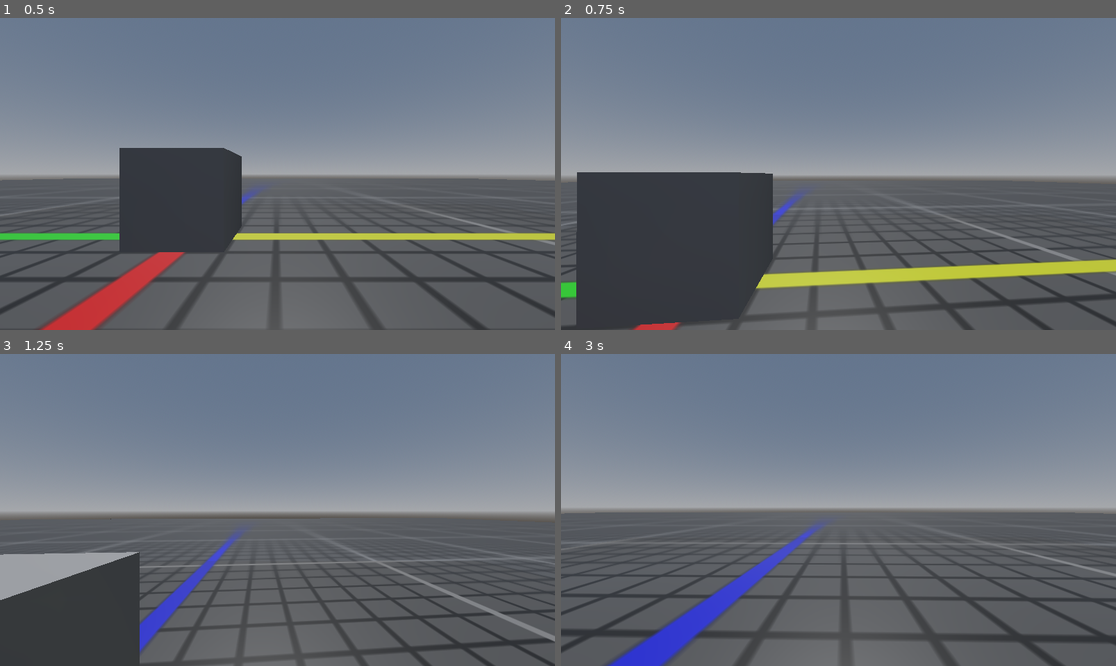
Above: before the commit, frames 1-4 (two rows, left to right).
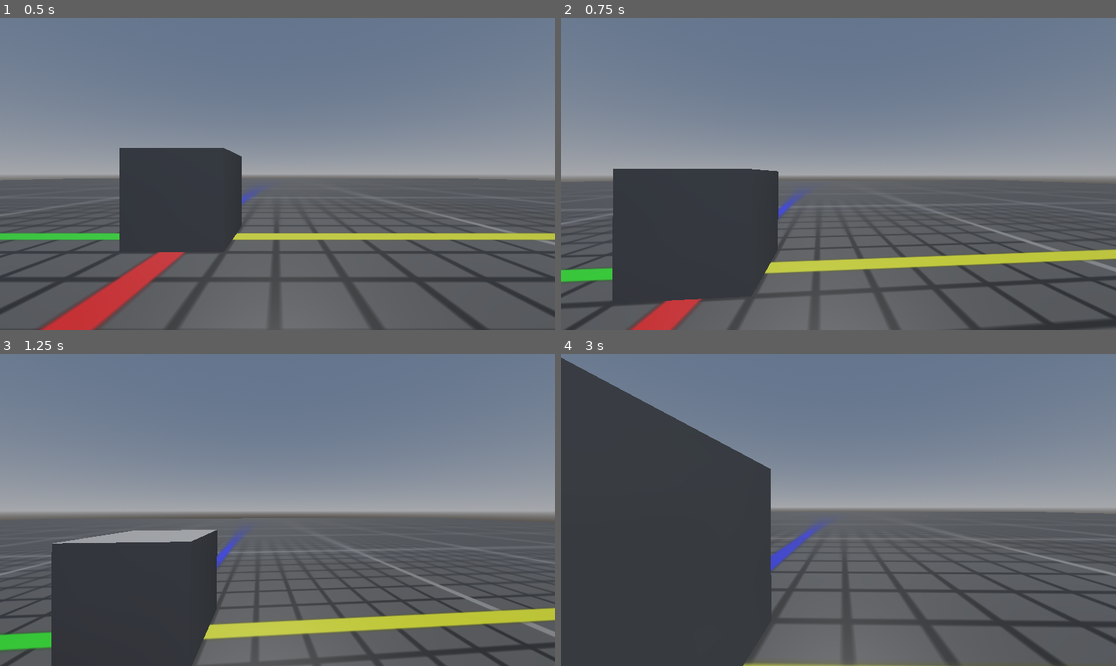
Above: after the commit, the same moments.

Repository: olinic/godot-fps-template
Game: Godot game, scene res://main.tscn
The game is run twice, just before and just after one commit, with the same random seed, the same clock (stepped at 60 frames per second) and the same inputs.
Inputs (mouse positions are in pixels of both pictures, inside the frame that each line leads up to):
- Up to frame 1 (0.5 s): no input
- Up to frame 2 (0.75 s): tap Enter at 0.5 s; move the mouse to (866, 174) at 0.52 s; hold Up (move_forward) from 0.53 s (still down); tap Space (jump) at 0.6 s
- Up to frame 3 (1.25 s): keep holding Up (move_forward); tap Space (jump) at 0.77, 1.07 s
- Up to frame 4 (3 s): keep holding Up (move_forward); move the mouse to (810, 510) at 1.27 s; tap Shift (keyboard_sprint) at 1.35, 2.85 s; tap Space (jump) at 1.52, 1.55, 1.82, 2.1 s; move the mouse to (849, 503) at 2.02 s; move the mouse to (832, 516) at 2.77 s

Frame 1 is identical in both runs. In frame 2, 15% of the frame differs, in the area x 0-100%, y 48-100%; in frame 3, 18%; in frame 4, 31%, in the area x 0-100%, y 1-100%.

Commit message:
Implemented initial jump state and set speed in player

Diff:
--- a/Player/JumpState.gd
+++ b/Player/JumpState.gd
@@ -1,9 +1,36 @@
 class_name Jump
 
+const SPEED: float = 300.0
+const JUMP_VELOCITY: float = 4.5
+
 var player
+
+var aerial_dir: Vector3 = Vector3.ZERO
+
 func _init(player: Player) -> void:
 	self.player = player
 	print("Entered Jump State.")
 
 func process(delta):
-	pass
+	handle_jump()
+
+func handle_jump():
+	var input_dir = Input.get_vector("move_left", "move_right", "move_forward", "move_backward")
+		#handle_sprint(input_dir)
+	var direction: Vector3
+	if player.is_on_floor():
+		direction = (player.transform.basis * Vector3(input_dir.x, 0, input_dir.y)).normalized()
+	else:
+		direction = aerial_dir
+	var speed = player.get_speed()
+	if direction:
+
+		player.velocity.x = direction.x * speed
+		player.velocity.z = direction.z * speed
+	else:
+		player.velocity.x = move_toward(player.velocity.x, 0, speed)
+		player.velocity.z = move_toward(player.velocity.z, 0, speed)
+	player.move_and_slide()
+	player.velocity.y = JUMP_VELOCITY
+	aerial_dir = direction
+	player.change_state(Walk.new(player))
--- a/Player/SprintState.gd
+++ b/Player/SprintState.gd
@@ -14,6 +14,7 @@
 	print("Entered Sprint State.")
 
 func process(delta):
+	player.set_speed(SPRINT_SPEED, delta)
 	var input_dir = Input.get_vector("move_left", "move_right", "move_forward", "move_backward")
 	if (Input.is_action_just_released("keyboard_sprint")
 			or !player.is_moving_forward(input_dir)):
@@ -24,7 +25,7 @@
 		direction = (player.transform.basis * Vector3(input_dir.x, 0, input_dir.y)).normalized()
 	else:
 		direction = aerial_dir
-	var speed = get_speed(delta)
+	var speed = player.get_speed()
 	if direction:
 
 		player.velocity.x = direction.x * speed
@@ -35,9 +36,6 @@
 	player.move_and_slide()
 	handle_jump(direction)
 
-func get_speed(delta):
-	return SPRINT_SPEED * delta
-
 func handle_jump(direction):
 	if Input.is_action_just_pressed("jump") and player.is_on_floor():
 		player.velocity.y = JUMP_VELOCITY
--- a/Player/WalkState.gd
+++ b/Player/WalkState.gd
@@ -19,6 +19,7 @@
 	move(delta)
 
 func move(delta):
+	player.set_speed(SPEED, delta)
 	var input_dir = Input.get_vector("move_left", "move_right", "move_forward", "move_backward")
 	handle_sprint(input_dir)
 	var direction: Vector3
@@ -26,7 +27,7 @@
 		direction = (player.transform.basis * Vector3(input_dir.x, 0, input_dir.y)).normalized()
 	else:
 		direction = aerial_dir
-	var speed = get_speed(delta)
+	var speed = player.get_speed()
 	if direction:
 
 		player.velocity.x = direction.x * speed
@@ -35,7 +36,7 @@
 		player.velocity.x = move_toward(player.velocity.x, 0, speed)
 		player.velocity.z = move_toward(player.velocity.z, 0, speed)
 	player.move_and_slide()
-	handle_jump(direction)
+	handle_jump()
 
 func handle_sprint(input_direction: Vector2):
 	if ((Input.is_action_just_pressed("keyboard_sprint") or Input.is_action_just_pressed("controller_sprint"))
@@ -47,7 +48,6 @@
 func get_speed(delta):
 	return SPEED * delta
 
-func handle_jump(direction):
+func handle_jump():
 	if Input.is_action_just_pressed("jump") and player.is_on_floor():
-		player.velocity.y = JUMP_VELOCITY
-		aerial_dir = direction
+		player.change_state(Jump.new(player))
--- a/Player/player.gd
+++ b/Player/player.gd
@@ -16,7 +16,7 @@
 @export var vertical_look_setting: int = 6
 
 var state
-
+var speed = SPEED * .01666
 var horizontal_look_sensitivity: float
 var vertical_look_sensitivity: float
 
@@ -80,3 +80,9 @@
 	var angle = input_direction.angle()
 	return ((angle <= SPRINT_LIMIT_ANGLE_LEFT)
 			and (angle >= SPRINT_LIMIT_ANGLE_RIGHT))
+
+func set_speed(speed, delta):
+	self.speed = speed * delta
+
+func get_speed():
+	return speed
Not shown, added: mai47BA.tmp
